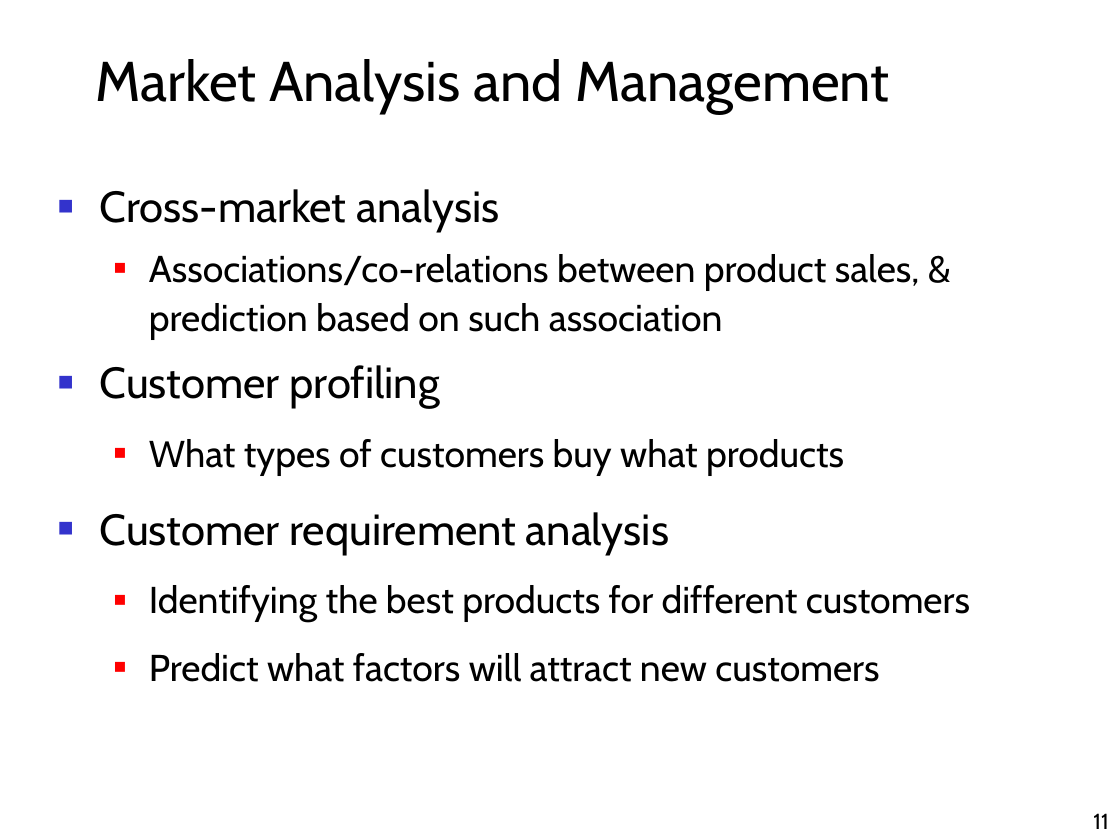
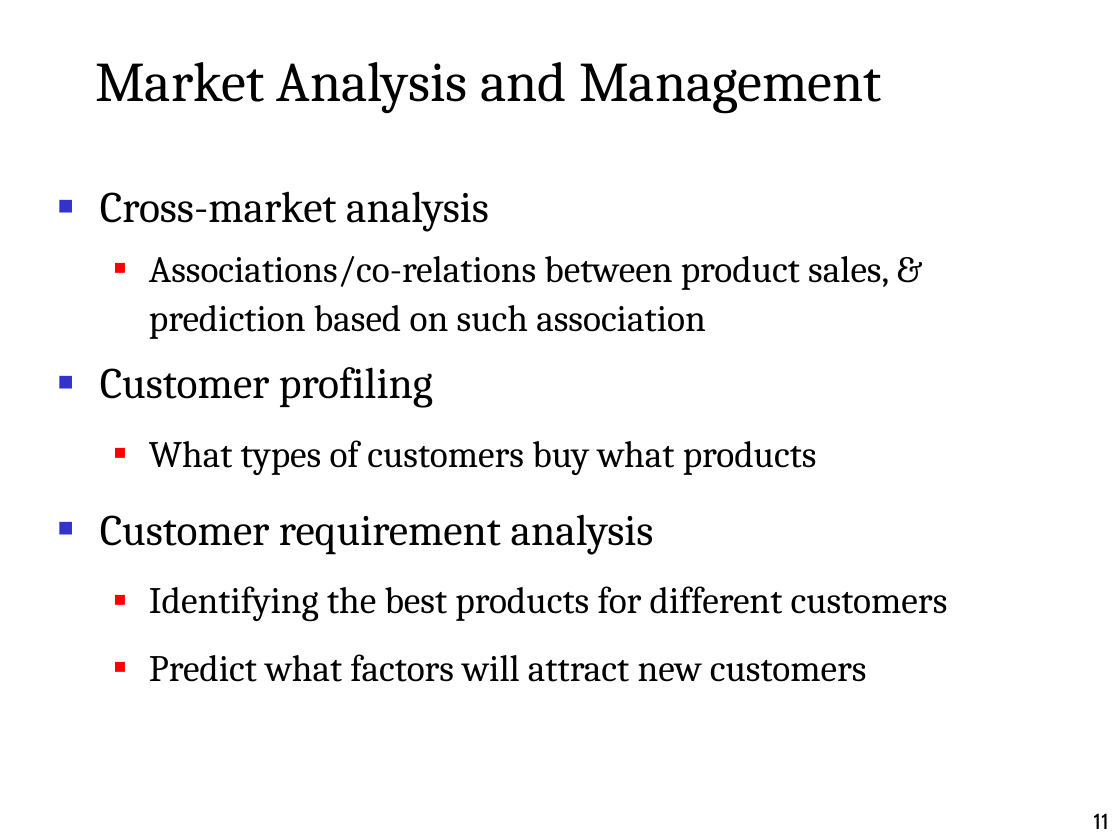
Before and after one commit to alaagamal98/web-based-his, a slide deck: slide 11 of Presentation/Data Mining.ppt. Drawn at 1120x840 pixels with LibreOffice and Linux fonts; fonts in the diff are those of the drawing; background and template pictures are left out. Boxes give left, top, right and bottom in pixels: in the first picture for what was removed or moved away, otherwise in the second. Text is boxed around its words. In the diff, an @@ line names an element or a change of style, - is before the commit and + after.

```diff
--- a/Presentation/Data Mining.ppt
+++ b/Presentation/Data Mining.ppt
@@ title "Market Analysis and Management" at <box>95,62,882,114</box>: font Cabin to Cambria @@
@@ text "Cross-market analysis" at <box>100,191,948,682</box>: font Cabin to Cambria @@
```
Also in this commit, not shown: 12 other slides changed, 1 slide added, 1 slide removed, 4 other files.
